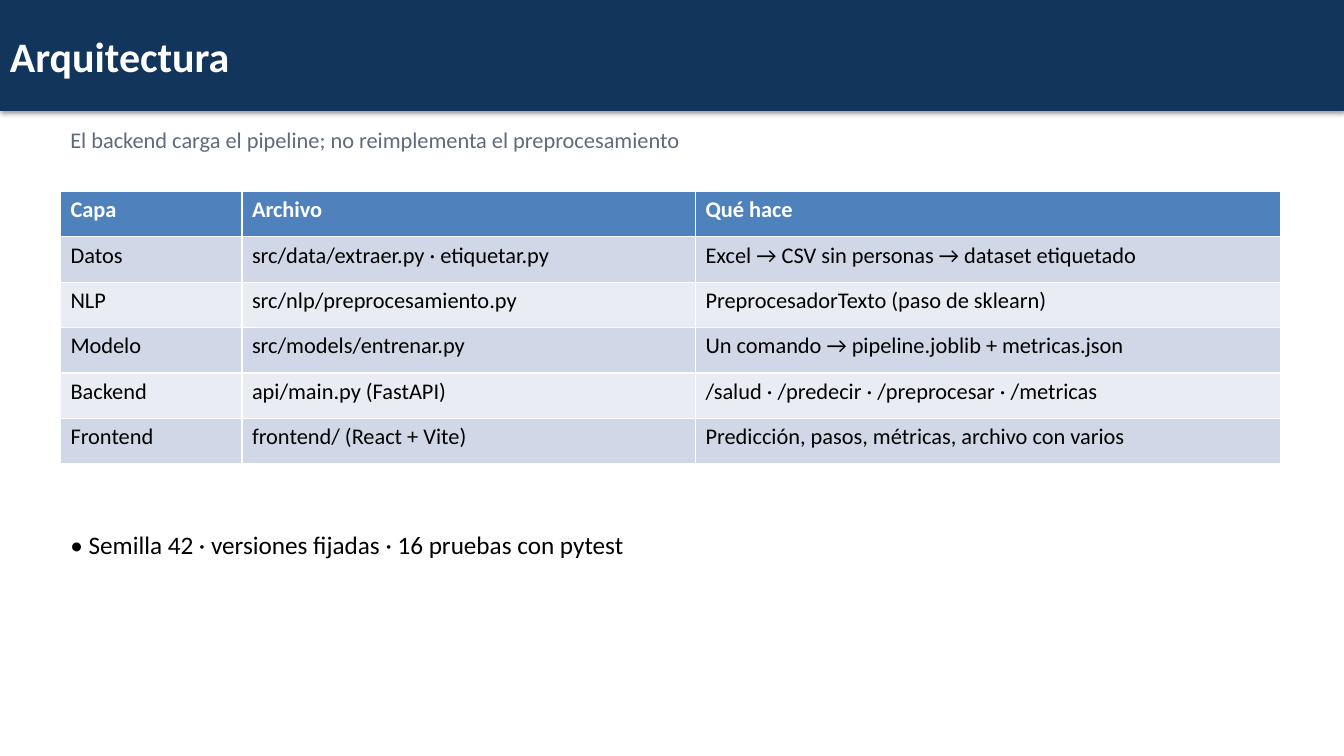
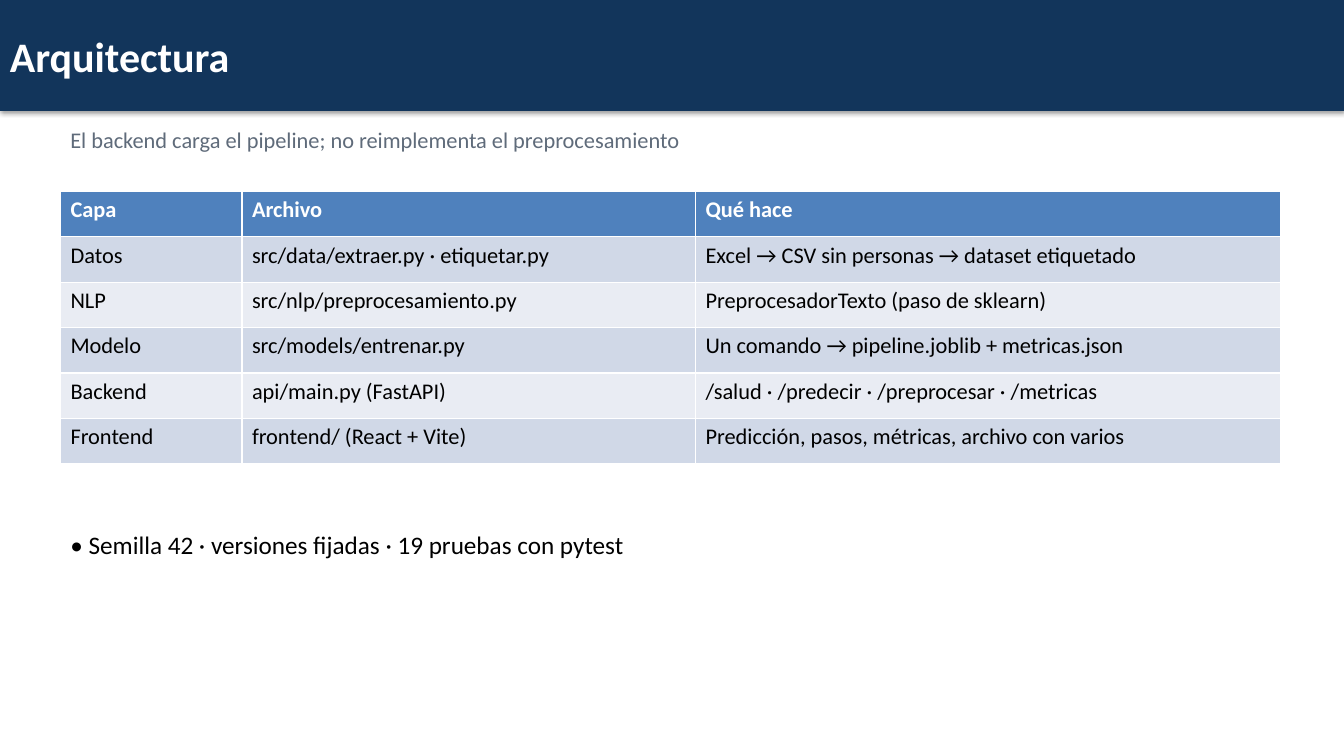
Before and after one commit to DSaav22/topicos-practica-nlp, a slide deck: slide 11 of docs/diapositivas.pptx. Drawn at 1344x756 pixels with LibreOffice and Linux fonts; fonts in the diff are those of the drawing. Boxes give left, top, right and bottom in pixels: in the first picture for what was removed or moved away, otherwise in the second. Text is boxed around its words. In the diff, an @@ line names an element or a change of style, - is before the commit and + after.

```diff
--- a/docs/diapositivas.pptx
+++ b/docs/diapositivas.pptx
@@ text at bbox=[89, 536, 623, 559]: text changed @@
-• Semilla 42 · versiones fijadas · 16 pruebas con pytest
+• Semilla 42 · versiones fijadas · 19 pruebas con pytest
```
Also in this commit, not shown: 2 other slides changed, 1 slide added.
